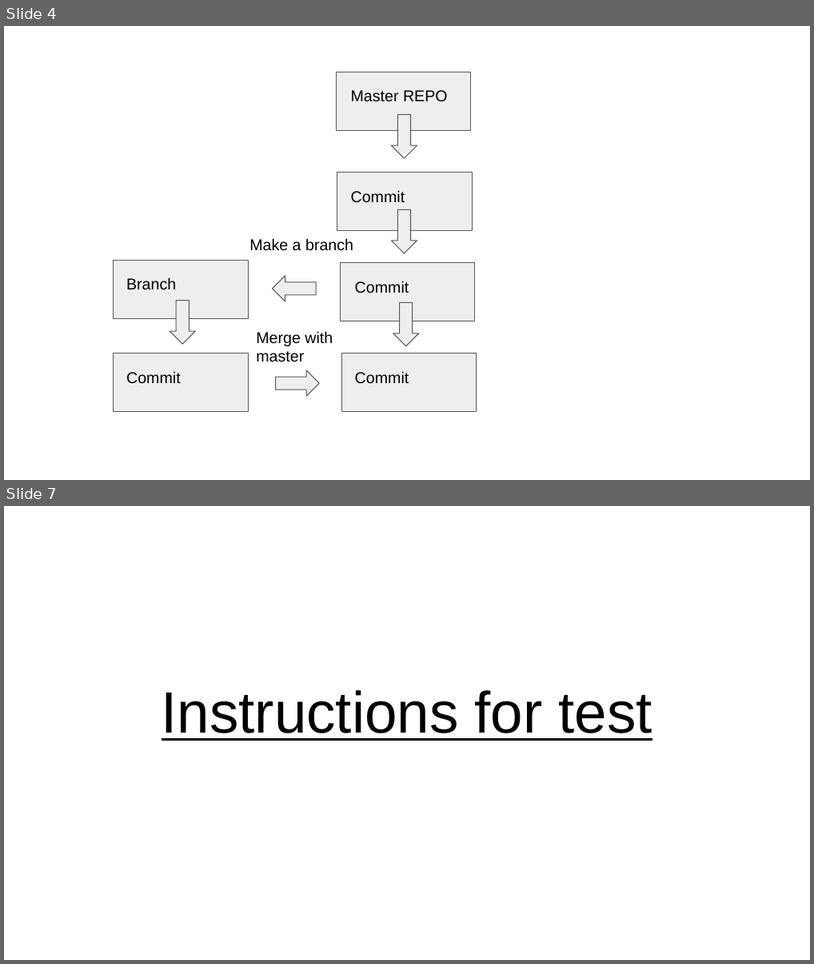
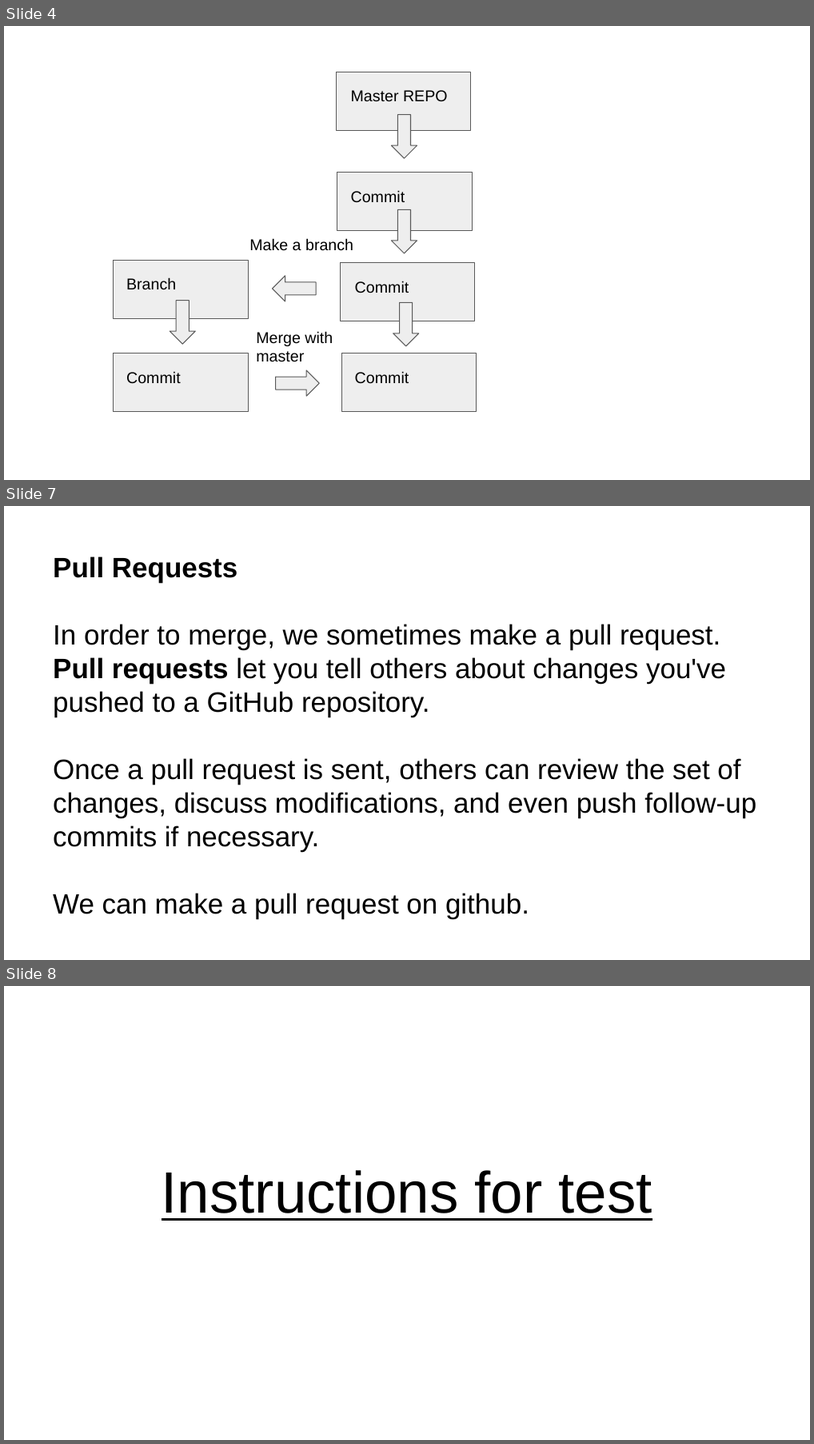
Before and after one commit to codemary/stormstudents, a slide deck: course_material/git.pptx. Shown one above the other, each under a label of ours: slides 4 and 7 before the commit, slides 4, 7 and 8 after it; the slides between them are not shown. The pictures are 814x964 and 814x1444 pixels, drawn with LibreOffice and Linux fonts; fonts in the diff are those of the drawing. Boxes give left, top, right and bottom in pixels: in the first picture for what was removed or moved away, otherwise in the second. Text is boxed around its words. In the diff, an @@ line names an element or a change of style, - is before the commit and + after.

```diff
--- a/course_material/git.pptx
+++ b/course_material/git.pptx
@@ slide 7 added at <box>4,506,810,960</box>, background #FFFFFF @@
@@ title added at <box>53,624,757,919</box>, 25 pt, text #000000 @@
+Pull Requests
+In order to merge, we sometimes make a pull request. Pull requests let you tell others about changes you've pushed to a GitHub repository.
+Once a pull request is sent, others can review the set of changes, discuss modifications, and even push follow-up commits if necessary.
+We can make a pull request on github.
@@ what was slide 7 is now slide 8 @@
```
Also in this commit, not shown: 6 slides changed, 5 other slides added, 5 slides removed.
